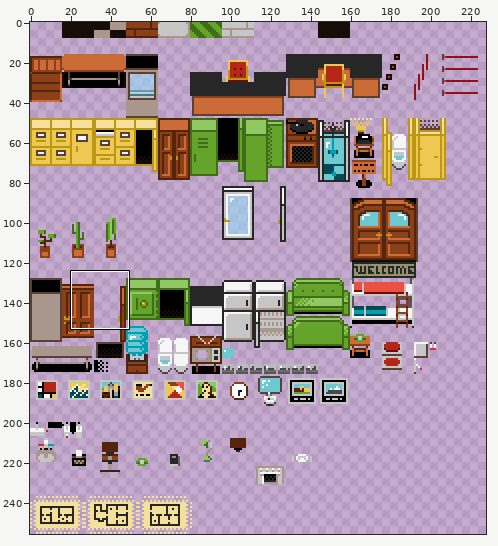
Edited in one commit: sprite sheet (res/tiles.png). The first picture is a wide view before the edit; the outline marks the close-up.
Close-up. Old version:
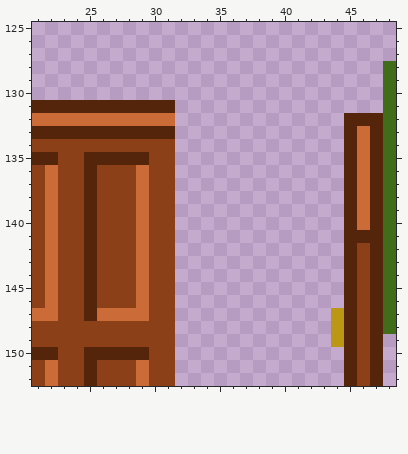
The file is 256x256 pixels. Colours within 5 levels of each other are drawn and written as one. Shown: x 21..48, y 125..152. The wide view leaves out empty margins.
And afterwards:
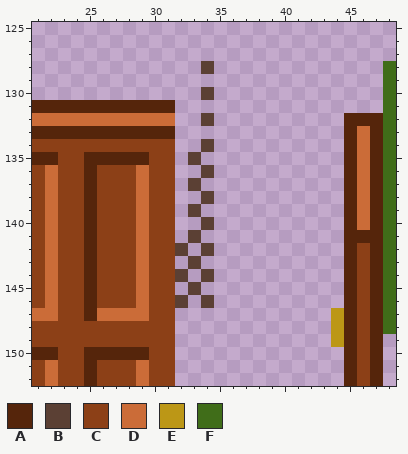
Palette (. is transparent): A #55250b  B #5b4034  C #8c4017  D #cb6c38  E #bc9716  F #406d19
Edits made:
There is now colour B in row 128 at x 34; in row 130 at x 34; in row 132 at x 34; in row 134 at x 34; in row 135 at x 33; in row 136 at x 34.
There is now colour B in row 137 at x 33; in row 138 at x 34; in row 139 at x 33; in row 140 at x 34; in row 141 at x 33; in row 142 at x 32 and 34.
There is now colour B in row 143 at x 33; in row 144 at x 32 and 34; in row 145 at x 33; in row 146 at x 32 and 34.
Changed places in both close-ups, as pixel boxes (x1, y1, x2, y2):
added: (175, 61, 214, 308)
